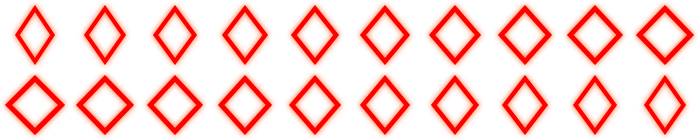
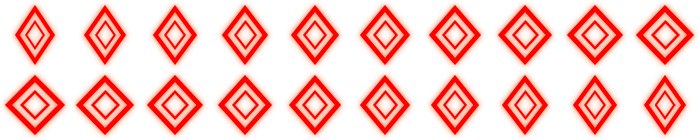
Revision of a layered 700×140 image; what changed, layer by layer:
added group "Gruppe 1 kopieren 3" with 9 layers above "Gruppe 1 kopieren 2" over bbox(95, 20, 680, 50)
added layer "Vektor-Smartobjekt kopieren 8" (1st of 4, in "Gruppe 1 kopieren 3") in group "Gruppe 1 kopieren 3" over bbox(303, 20, 327, 50)
added layer "Vektor-Smartobjekt kopieren 7" (1st of 4, in "Gruppe 1 kopieren 3") in group "Gruppe 1 kopieren 3" over bbox(373, 20, 398, 50)
added layer "Vektor-Smartobjekt kopieren 6" (1st of 4, in "Gruppe 1 kopieren 3") in group "Gruppe 1 kopieren 3" over bbox(442, 20, 468, 50)
added layer "Vektor-Smartobjekt kopieren 3" (1st of 4, in "Gruppe 1 kopieren 3") in group "Gruppe 1 kopieren 3" over bbox(512, 20, 539, 50)
added layer "Vektor-Smartobjekt kopieren 2" (1st of 4, in "Gruppe 1 kopieren 3") in group "Gruppe 1 kopieren 3" over bbox(581, 20, 609, 50)
added layer "Vektor-Smartobjekt kopieren" (1st of 4, in "Gruppe 1 kopieren 3") in group "Gruppe 1 kopieren 3" over bbox(651, 20, 680, 50)
added group "Gruppe 1 kopieren 2" with 11 layers above "Gruppe 1 kopieren" over bbox(20, 20, 676, 120)
added layer "Vektor-Smartobjekt kopieren 7" (2nd of 4, in "Gruppe 1 kopieren 2") in group "Gruppe 1 kopieren 2" over bbox(373, 90, 398, 120)
added layer "Vektor-Smartobjekt kopieren 6" (2nd of 4, in "Gruppe 1 kopieren 2") in group "Gruppe 1 kopieren 2" over bbox(302, 90, 328, 120)
added layer "Vektor-Smartobjekt kopieren 3" (2nd of 4, in "Gruppe 1 kopieren 2") in group "Gruppe 1 kopieren 2" over bbox(232, 90, 259, 120)
added layer "Vektor-Smartobjekt kopieren 2" (2nd of 4, in "Gruppe 1 kopieren 2") in group "Gruppe 1 kopieren 2" over bbox(161, 90, 189, 120)
added layer "Vektor-Smartobjekt kopieren" (2nd of 4, in "Gruppe 1 kopieren 2") in group "Gruppe 1 kopieren 2" over bbox(91, 90, 120, 120)
added layer "Vektor-Smartobjekt" (1st of 2, in "Gruppe 1 kopieren 2") in group "Gruppe 1 kopieren 2" over bbox(20, 90, 50, 120)
…and 8 more changes (8 added)
